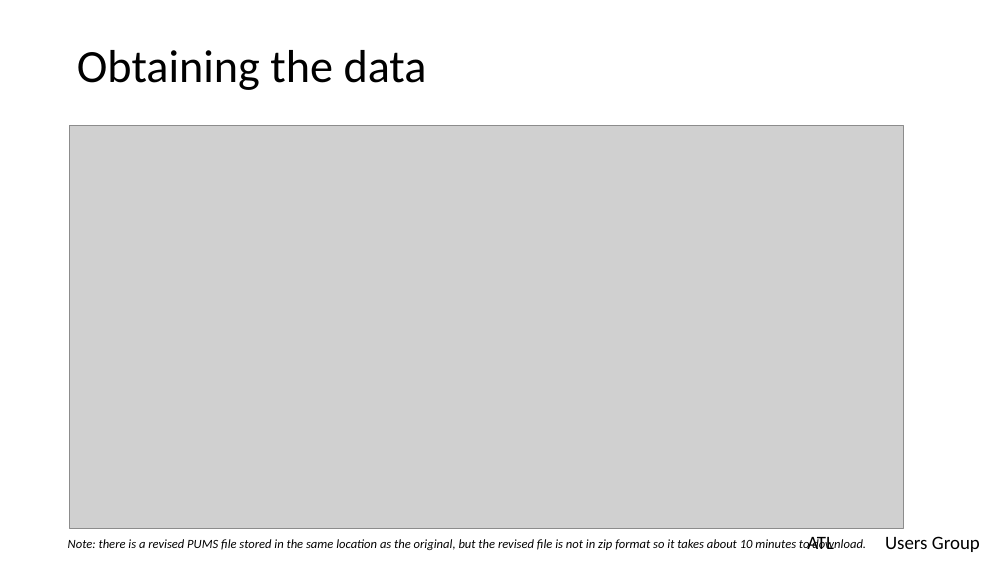
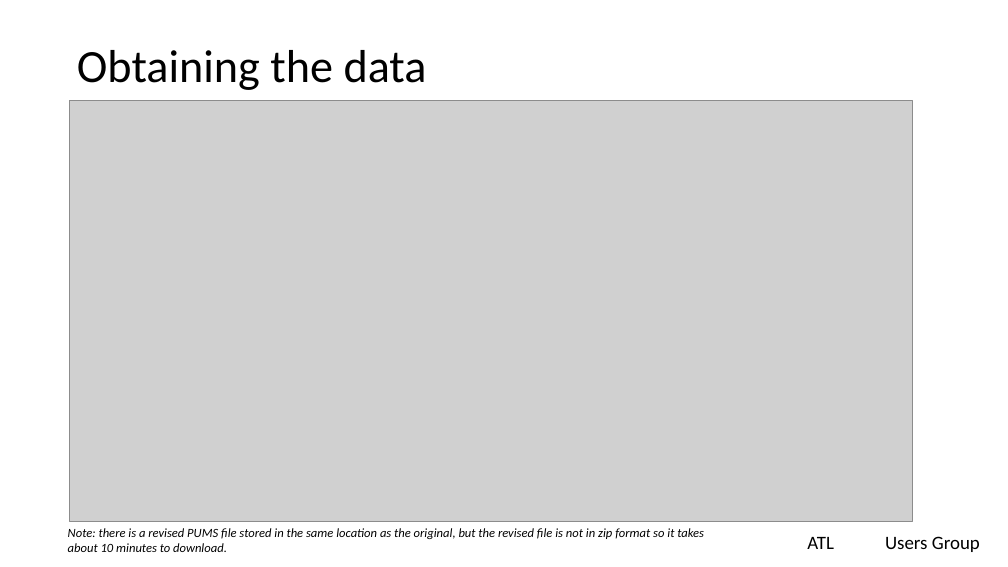
Before and after one commit to lgreski/readingFilesInR, a slide deck: slide 14 of presentation/readingFixedFilesInR.pptx. Drawn at 1008x567 pixels with LibreOffice and Linux fonts; fonts in the diff are those of the drawing; grey boxes stand for pictures; background and template pictures are left out. Boxes give left, top, right and bottom in pixels: in the first picture for what was removed or moved away, otherwise in the second. Text is boxed around its words. In the diff, an @@ line names an element or a change of style, - is before the commit and + after.

```diff
--- a/presentation/readingFixedFilesInR.pptx
+++ b/presentation/readingFixedFilesInR.pptx
@@ picture: place and size @@
-picture at bbox=[70, 125, 904, 528]
+picture at bbox=[70, 101, 913, 521]
@@ text "Note: there is a revised ..." rewrapped from bbox=[68, 538, 866, 550] to bbox=[68, 528, 704, 552] @@
```
Also in this commit, not shown: 5 other slides changed, 6 slides added, 1 slide removed.
